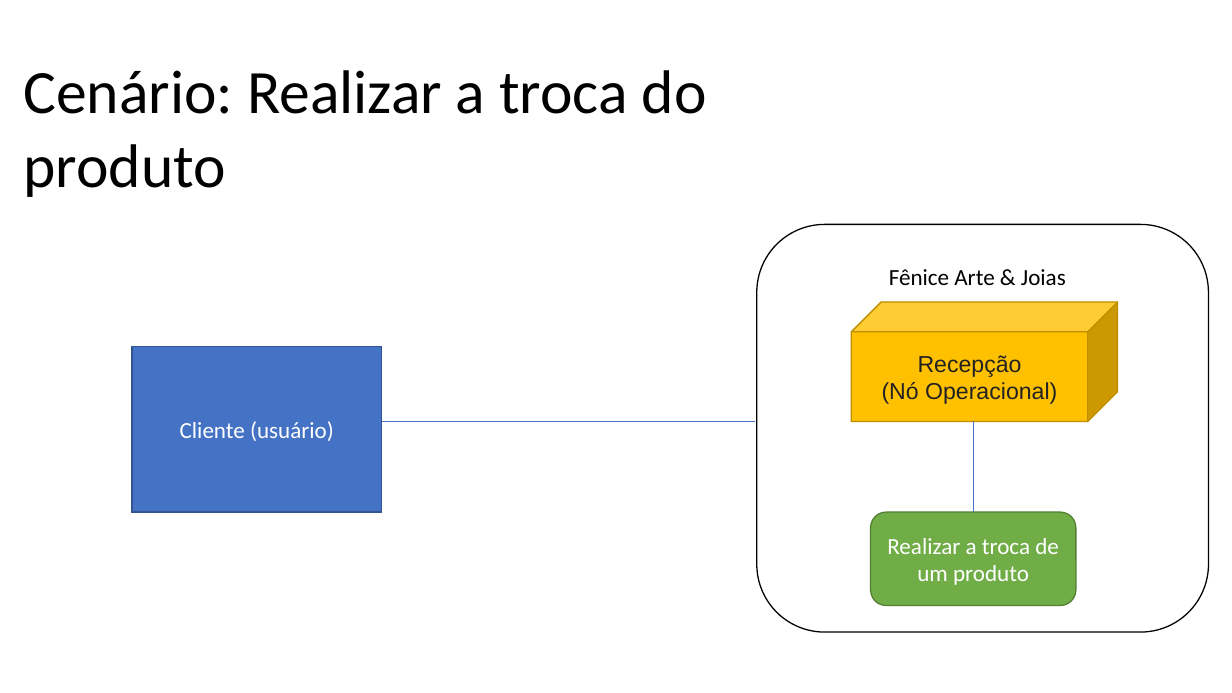
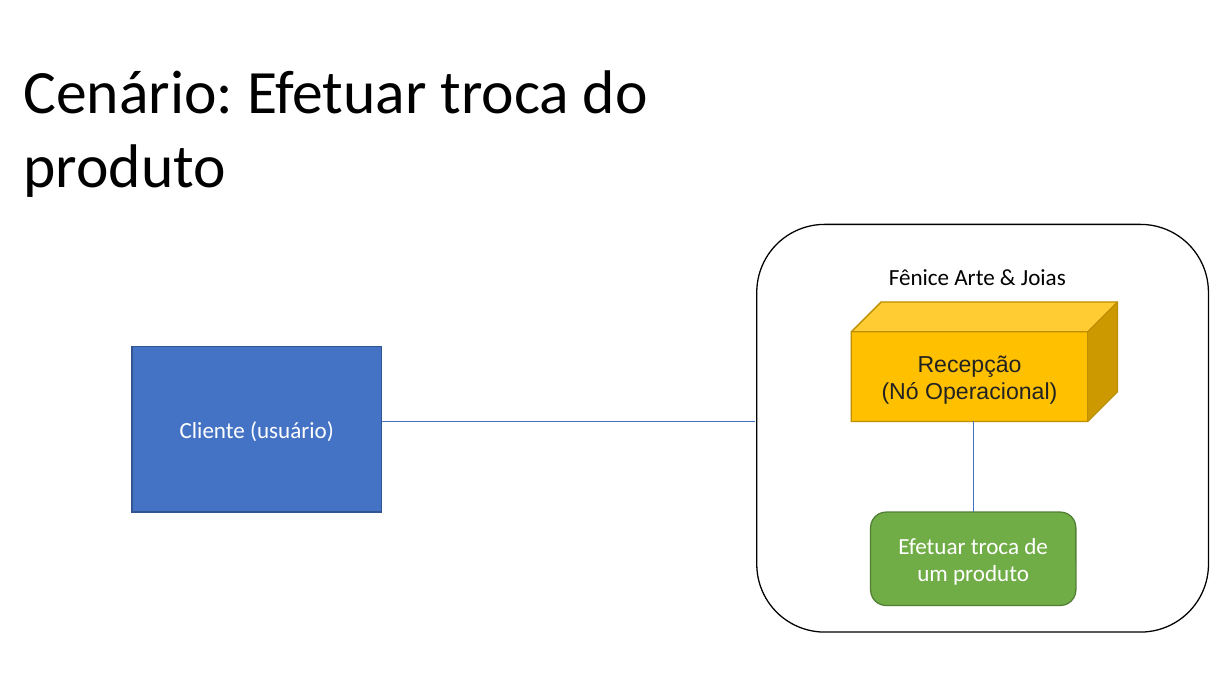
Before and after one commit to brendonimpacta/OPE_RequestSolved, a slide deck: slide 4 of 15. Arquitetura de Negócio para cada Cenário.pptx. Drawn at 1232x693 pixels with LibreOffice and Linux fonts; fonts in the diff are those of the drawing. Boxes give left, top, right and bottom in pixels: in the first picture for what was removed or moved away, otherwise in the second. Text is boxed around its words. In the diff, an @@ line names an element or a change of style, - is before the commit and + after.

```diff
--- a/15. Arquitetura de Negócio para cada Cenário.pptx
+++ b/15. Arquitetura de Negócio para cada Cenário.pptx
@@ text at (x1=23, y1=70, x2=648, y2=197): text changed @@
-Cenário: Realizar a troca do produto
+Cenário: Efetuar troca do produto
@@ text in rounded rectangle at (x1=898, y1=538, x2=1048, y2=585): text changed @@
-Realizar a troca de um produto
+Efetuar troca de um produto
```
Also in this commit, not shown: 6 other slides changed.
